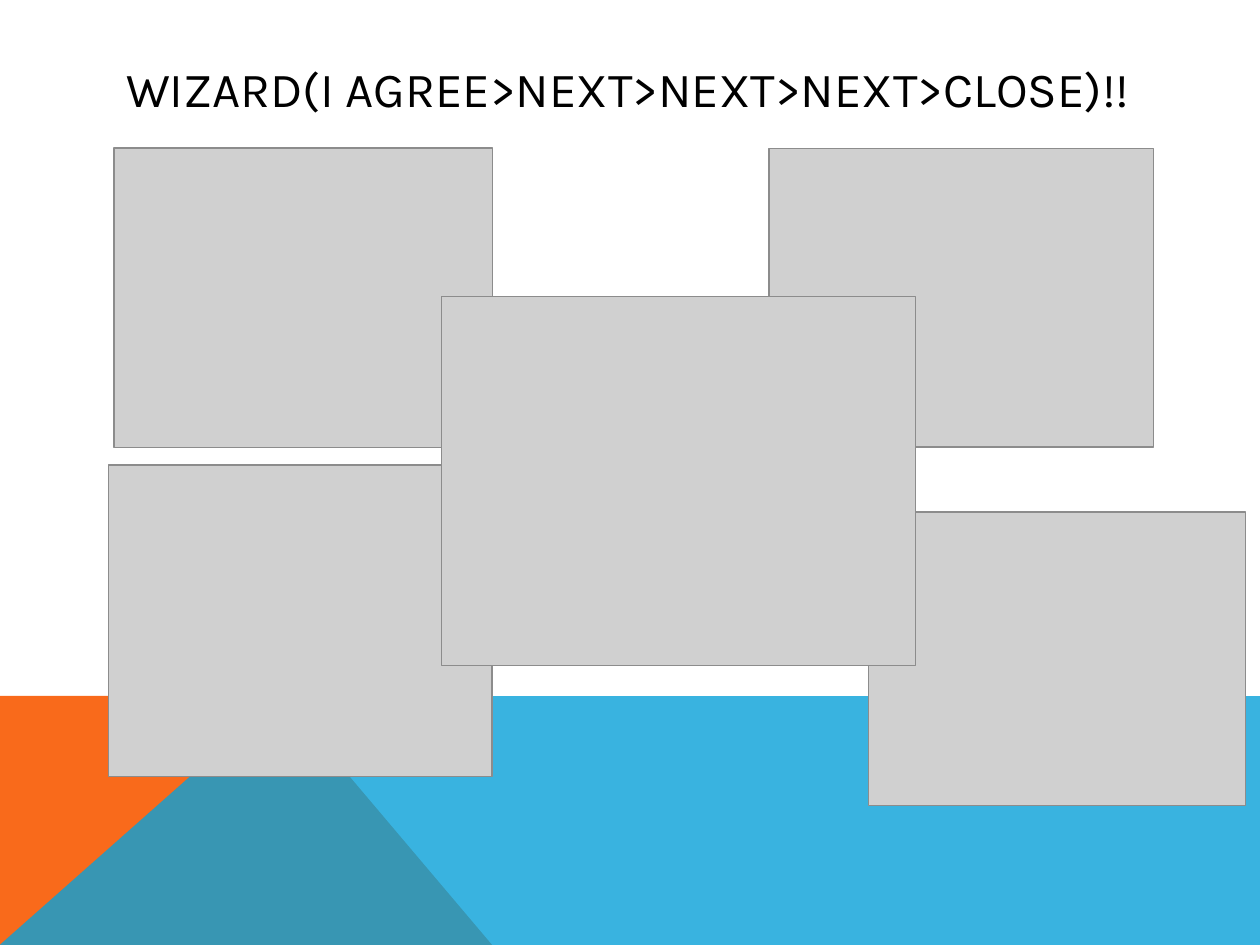
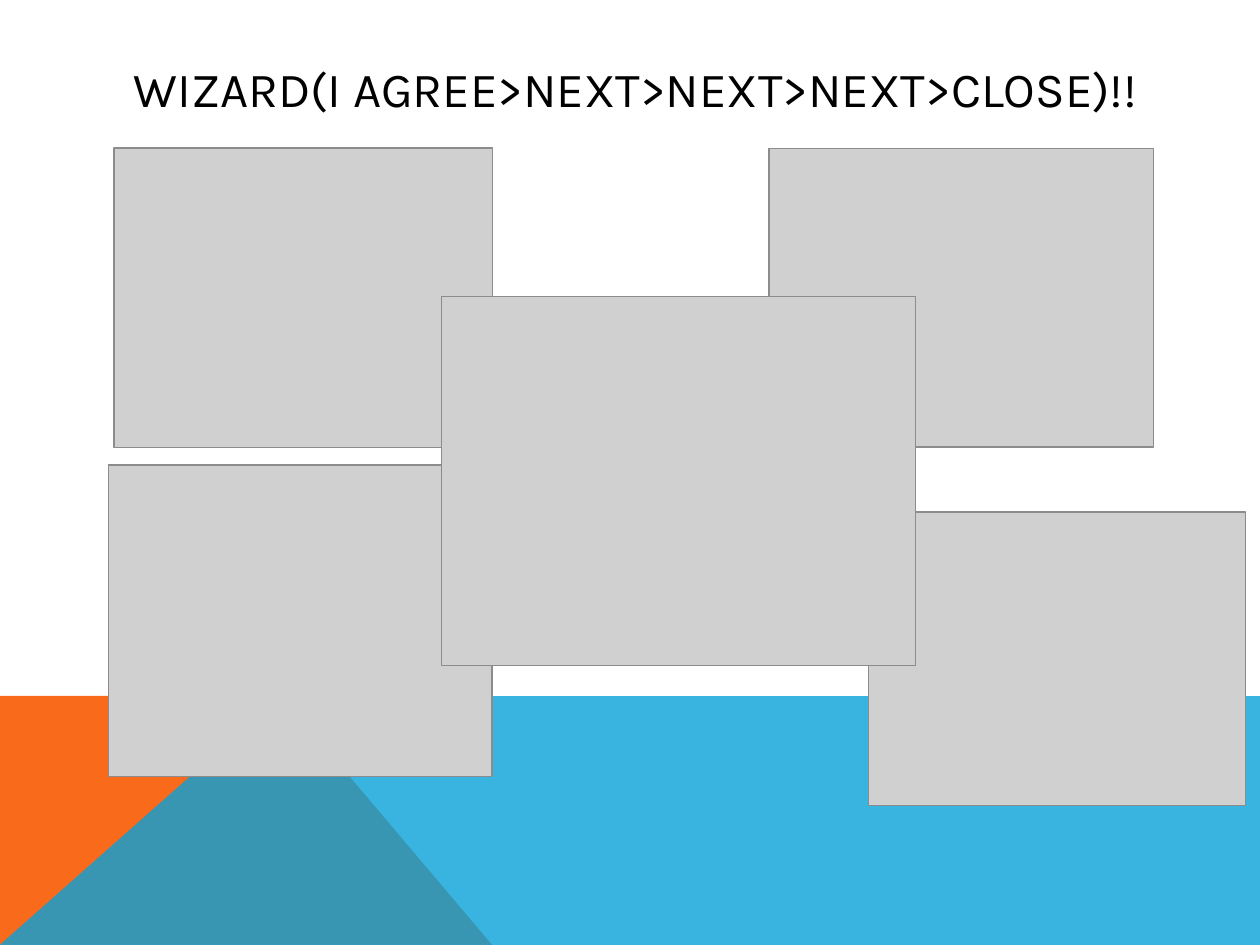
Before and after one commit to ViniciusConsultor/sisvet, a slide deck: slide 13 of Banco Geográfico/BANCO DE DADOS GEOGRAFICO.pptx. Drawn at 1260x945 pixels with LibreOffice and Linux fonts; fonts in the diff are those of the drawing; grey boxes stand for pictures. Boxes give left, top, right and bottom in pixels: in the first picture for what was removed or moved away, otherwise in the second. Text is boxed around its words. In the diff, an @@ line names an element or a change of style, - is before the commit and + after.

```diff
--- a/Banco Geográfico/BANCO DE DADOS GEOGRAFICO.pptx
+++ b/Banco Geográfico/BANCO DE DADOS GEOGRAFICO.pptx
@@ title "WIZARD(I AGREE>NEXT>NEXT>NEXT>CLOSE)!!" at (134,71,1137,113): alignment left to right @@
```
Also in this commit, not shown: 6 other slides changed.
